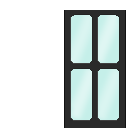
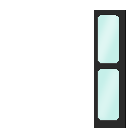
The second 128x128 image is a revision of the first. Changes to its layers:
painted on "Layer 6" over [64, 10, 94, 128]
